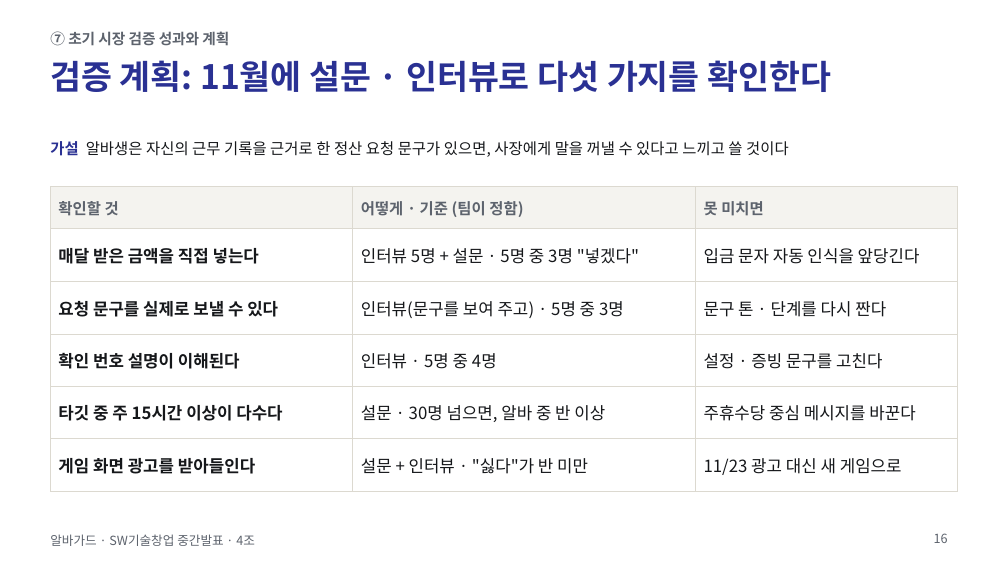
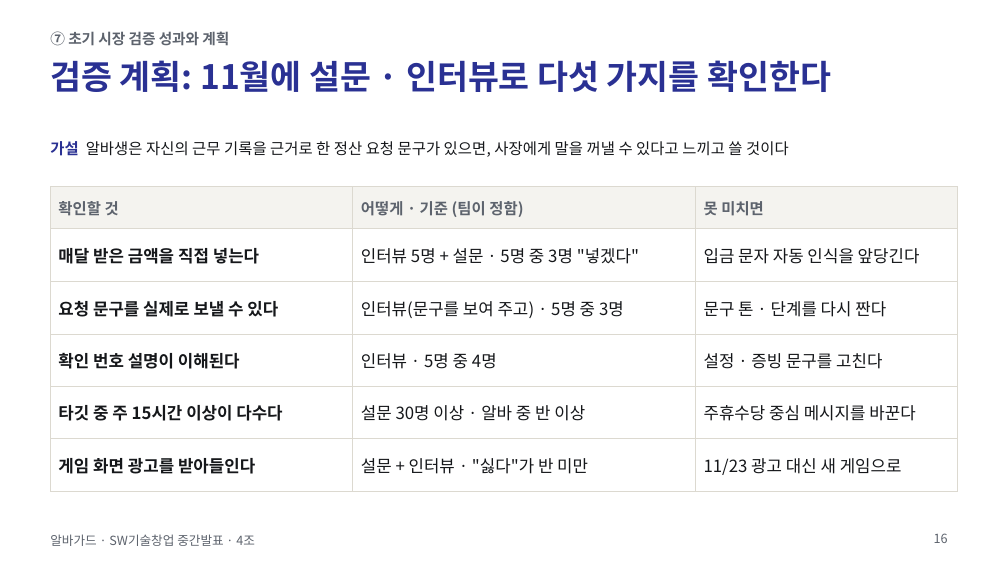
Before and after one commit to jihooni217/albaguard, a slide deck: slide 16 of docs/06_중간발표_PPT.pptx. Drawn at 1008x567 pixels with LibreOffice and Linux fonts; fonts in the diff are those of the drawing. Boxes give left, top, right and bottom in pixels: in the first picture for what was removed or moved away, otherwise in the second. Text is boxed around its words. In the diff, an @@ line names an element or a change of style, - is before the commit and + after.

```diff
--- a/docs/06_중간발표_PPT.pptx
+++ b/docs/06_중간발표_PPT.pptx
@@ table at (x1=50, y1=186, x2=958, y2=479) @@
-row 5, column 2: 설문 · 30명 넘으면, 알바 중 반 이상
+row 5, column 2: 설문 30명 이상 · 알바 중 반 이상
```
Also in this commit, not shown: 8 other slides changed, 1 other file.
